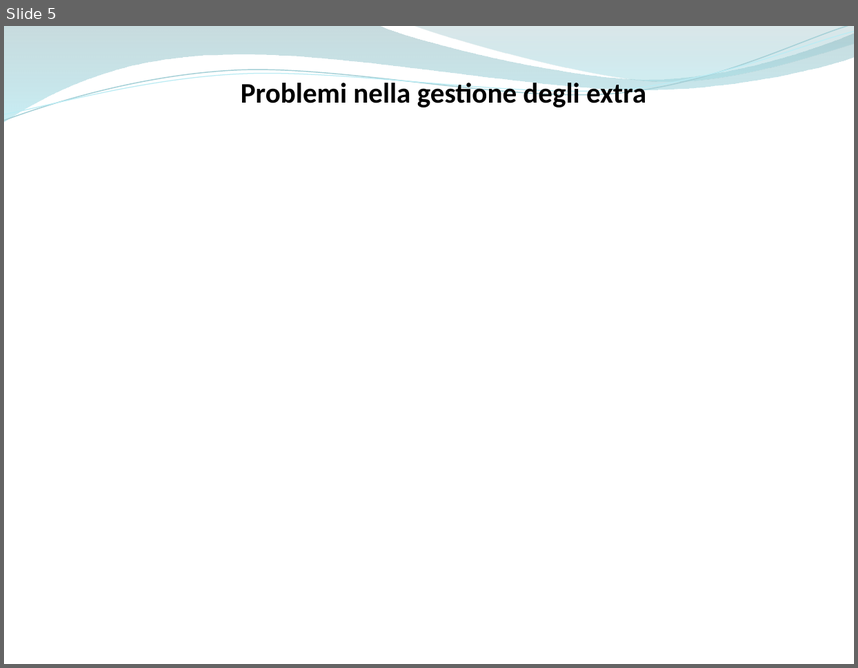
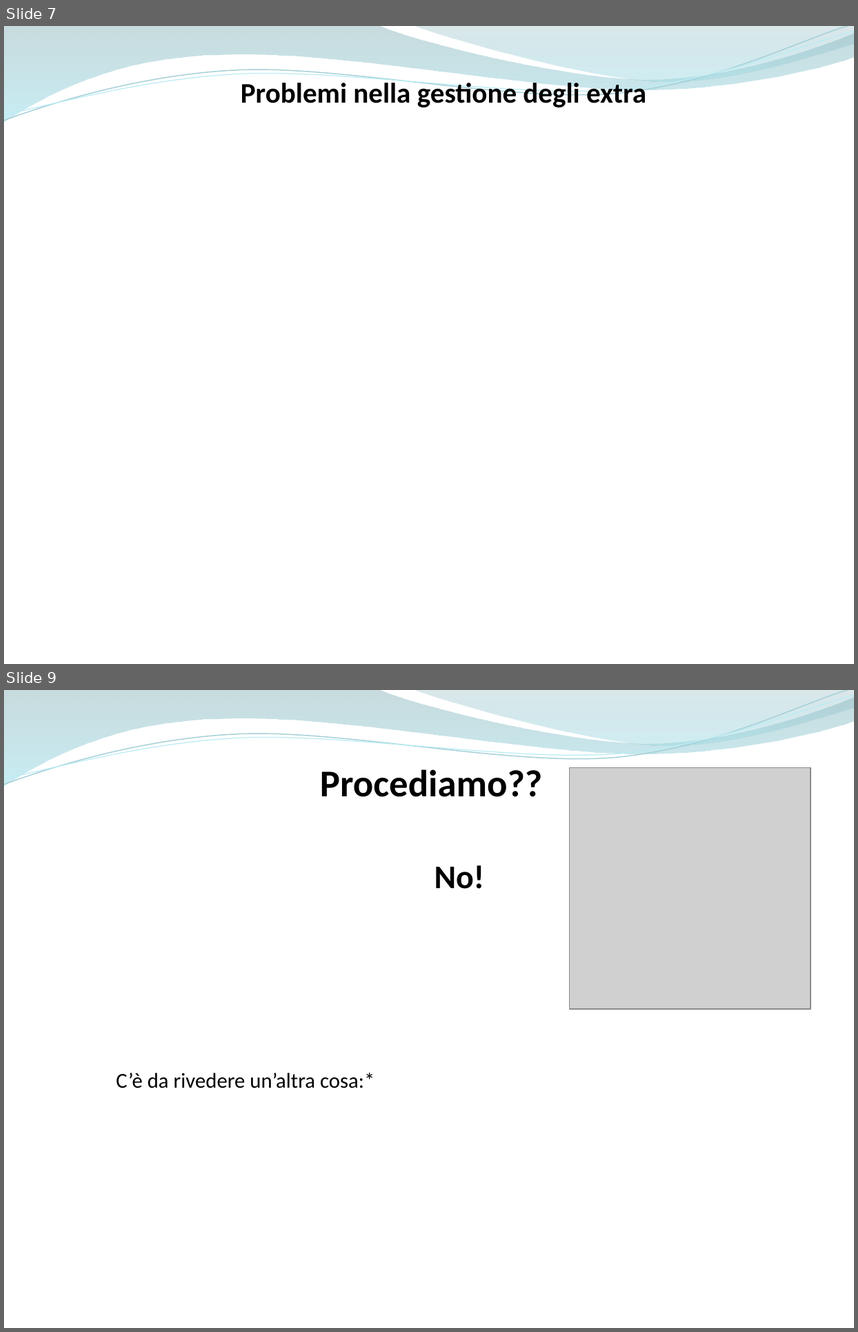
Before and after one commit to ammirate/at-silo, a slide deck: Presentazione/Atsilo2/Parisi/Atsilo_M_Parisi.pptx. Shown one above the other, each under a label of ours: slide 5 before the commit, slides 7 and 9 after it; the slides between them are not shown. The pictures are 858x668 and 858x1332 pixels, drawn with LibreOffice and Linux fonts; fonts in the diff are those of the drawing; grey boxes stand for pictures. Boxes give left, top, right and bottom in pixels: in the first picture for what was removed or moved away, otherwise in the second. Text is boxed around its words. In the diff, an @@ line names an element or a change of style, - is before the commit and + after.

```diff
--- a/Presentazione/Atsilo2/Parisi/Atsilo_M_Parisi.pptx
+++ b/Presentazione/Atsilo2/Parisi/Atsilo_M_Parisi.pptx
@@ slide 9 added at box(4, 690, 854, 1328), background #FFFFFF; not listed: 4 template elements that a slide beside it also shows @@
@@ text added at box(320, 769, 542, 797), 32 pt, text #000000, bold @@
+Procediamo??
@@ picture added at box(569, 768, 810, 1009) @@
@@ text added at box(435, 865, 485, 889), 28 pt, text #000000, bold @@
+No!
@@ text added at box(116, 1072, 375, 1088), 18 pt, text #000000 @@
+C’è da rivedere un’altra cosa:*
@@ what was slide 5 is now slide 7 @@
```
Also in this commit, not shown: 3 slides changed, 3 other slides added, 2 slides removed.
